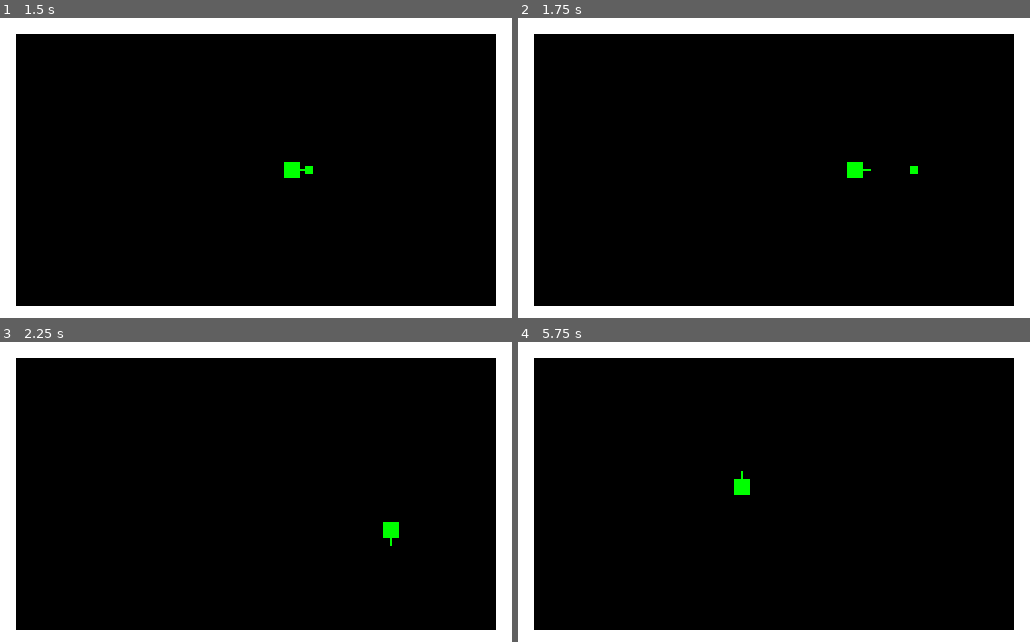
Above: before the commit, frames 1-4 (two rows, left to right).
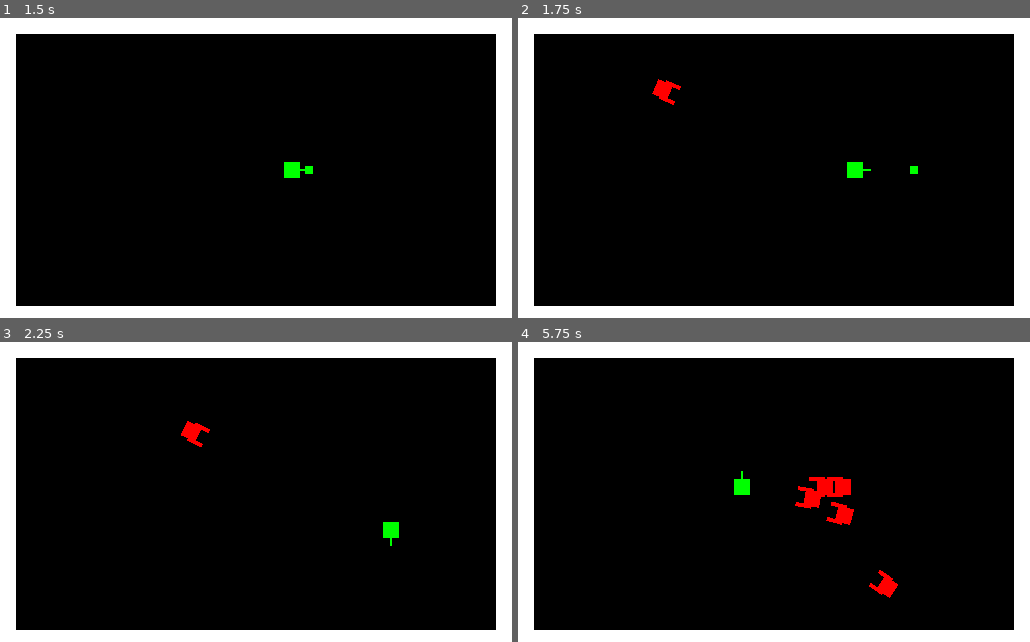
Above: after the commit, the same moments.

Repository: rodriguezric/PolyTop4
Game: Godot game, scene res://Main.tscn
The game is run twice, just before and just after one commit, with the same random seed, the same clock (stepped at 60 frames per second) and the same inputs.
Inputs (mouse positions are in pixels of both pictures, inside the frame that each line leads up to):
- Up to frame 1 (1.5 s): click "START" at 0.5 s; tap Enter at 1.25 s; move the mouse to (368, 153) at 1.27 s; hold D (move_right) from 1.28 s (still down); click (368, 153) at 1.35 s
- Up to frame 2 (1.75 s): keep holding D (move_right)
- Up to frame 3 (2.25 s): move the mouse to (153, 507) at 2.02 s; release D (move_right) at 2.03 s; hold S (move_down) from 2.03 s (still down); tap Keypad 2 (look_down) at 2.1 s
- Up to frame 4 (5.75 s): move the mouse to (825, 426) at 2.77 s; release S (move_down) at 2.78 s; hold D (move_right) 2.78-3.53 s; hold Keypad 4 (look_left) 2.78-3.53 s; move the mouse to (748, 552) at 3.52 s; hold W (move_up) 3.53-4.28 s; tap Keypad 6 (look_right) at 3.6 s; move the mouse to (927, 537) at 4.27 s; hold Keypad 8 (look_up) 4.28-5.03 s; hold A (move_left) from 4.28 s (still down); move the mouse to (620, 447) at 5.02 s; click (620, 447) at 5.1 s

Frame 1 is identical in both runs. In frame 2, 0.2% of the frame differs, in the area x 26-32%, y 20-29%; in frame 3, 0.2%; in frame 4, 1.1%, in the area x 54-75%, y 45-86%.
Error before the commit: Parse Error: Can't preload resource at path: res://Enemy.tscn (res://scripts/Level.gd:3)

Commit message:
v1.0.2 - Bugfix - Enemy scene not properly loading

Diff:
--- a/scenes/Enemy.tscn
+++ b/scenes/Enemy.tscn
@@ -2,7 +2,6 @@
 
 [ext_resource path="res://scripts/Enemy.gd" type="Script" id=1]
 [ext_resource path="res://sounds/sfx_sounds_damage3.wav" type="AudioStream" id=2]
-
 
 [sub_resource type="RectangleShape2D" id=1]
 extents = Vector2( 8, 8 )
--- a/scenes/Player.tscn
+++ b/scenes/Player.tscn
@@ -5,7 +5,6 @@
 [ext_resource path="res://sounds/ion_clip.ogg" type="AudioStream" id=3]
 [ext_resource path="res://sounds/gun-empty.ogg" type="AudioStream" id=4]
 [ext_resource path="res://sounds/sfx_sounds_damage1.wav" type="AudioStream" id=5]
-
 
 [sub_resource type="RectangleShape2D" id=1]
 extents = Vector2( 8, 8 )
--- a/scripts/Level.gd
+++ b/scripts/Level.gd
@@ -1,6 +1,6 @@
 extends Node2D
 
-const Enemy = preload("res://Enemy.tscn")
+const Enemy = preload("res://scenes/Enemy.tscn")
 const ChaseBehavior = preload("res://scripts/Behaviors/ChaseBehavior.tscn")
 
 onready var player = $Player
